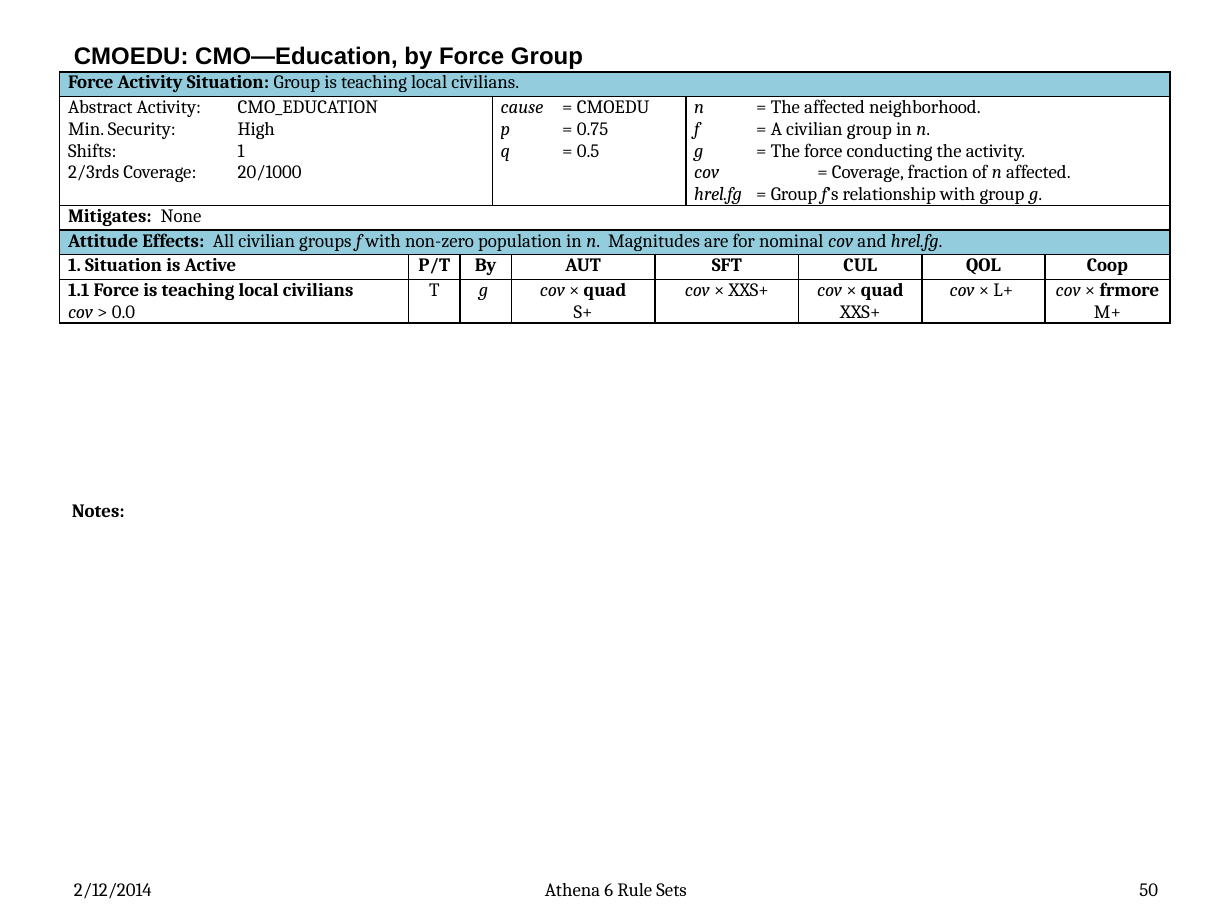
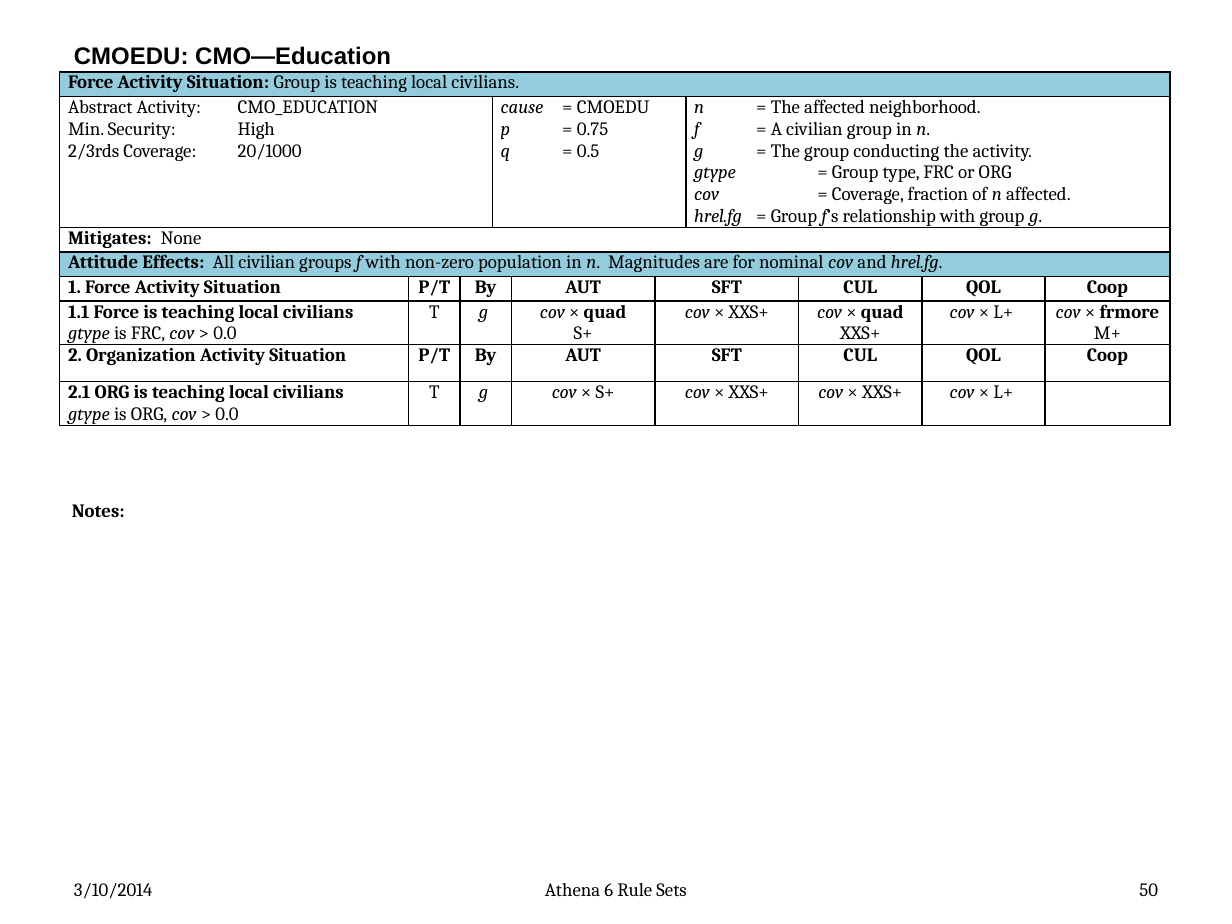
Before and after one commit to AthenaModel/athena-legacy, a slide deck: slide 50 of docs/dev/rules.pptx. Drawn at 1232x924 pixels with LibreOffice and Linux fonts; fonts in the diff are those of the drawing. Boxes give left, top, right and bottom in pixels: in the first picture for what was removed or moved away, otherwise in the second. Text is boxed around its words. In the diff, an @@ line names an element or a change of style, - is before the commit and + after.

```diff
--- a/docs/dev/rules.pptx
+++ b/docs/dev/rules.pptx
@@ title at [74, 46, 391, 65]: text changed @@
-CMOEDU: CMO—Education, by Force Group
+CMOEDU: CMO—Education
@@ table at [59, 71, 1169, 432] @@
-row 2, column 1: Abstract Activity: CMO_EDUCATION / Min. Security: High / Shifts: 1 / 2/3rds Coverage: 20/1000
+row 2, column 1: Abstract Activity: CMO_EDUCATION / Min. Security: High / 2/3rds Coverage: 20/1000
-row 2, column 7: n = The affected neighborhood. / f = A civilian group in n. / g = The force conducting the activity. / cov = Coverage, fraction of n affected. / hrel.fg = Group f’s relationship with group g.
+row 2, column 7: n = The affected neighborhood. / f = A civilian group in n. / g = The group conducting the activity. / gtype = Group type, FRC or ORG / cov = Coverage, fraction of n affected. / hrel.fg = Group f’s relationship with group g.
-row 5: 1. Situation is Active | P/T | By |  | AUT | SFT |  | CUL | QOL | Coop
-row 6: 1.1 Force is teaching local civilians / cov > 0.0 | T | g |  | cov × quad / S+ | cov × XXS+ |  | cov × quad / XXS+ | cov × L+ | cov × frmore / M+
+row 5: 1. Force Activity Situation | P/T | By |  | AUT | SFT |  | CUL | QOL | Coop
+row 6: 1.1 Force is teaching local civilians / gtype is FRC, cov > 0.0 | T | g |  | cov × quad / S+ | cov × XXS+ |  | cov × quad / XXS+ | cov × L+ | cov × frmore / M+
+row 7: 2. Organization Activity Situation | P/T | By |  | AUT | SFT |  | CUL | QOL | Coop
+row 8: 2.1 ORG is teaching local civilians / gtype is ORG, cov > 0.0 | T | g |  | cov × S+ | cov × XXS+ |  | cov × XXS+ | cov × L+ | 
@@ text at [74, 883, 152, 899]: text changed @@
-2/12/2014
+3/10/2014
```
Also in this commit, not shown: 70 other slides changed, 10 slides removed, 10 other files.
